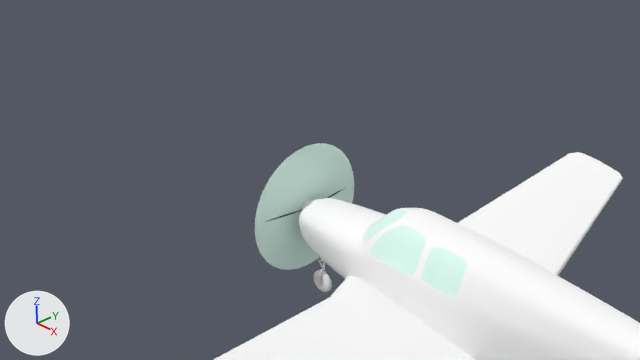
Before and after pictures for a commit that changed the Blender file Blender/beech35.blend.
Both versions are drawn from the file's camera 'Camera'. The axes (+X, +Y, +Z) are drawn at lower left. The lights are the same throughout.

Names of what the first picture shows: 'frontwindow', 'fuselage', 'propdisk', 'rearwindow', 'rightaileron', 'rightflap', 'windshield', 'wing'.
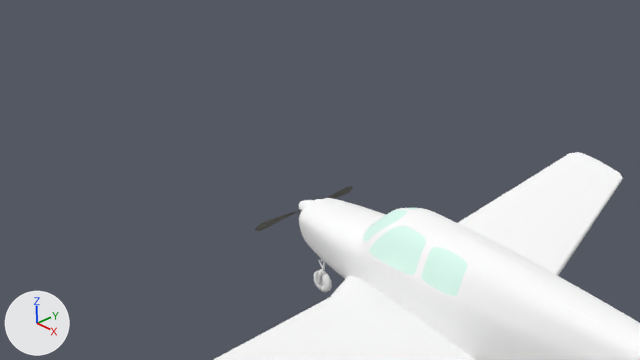
Changed parts and their boxes (x1, y1, x2, y2) in the pictures (640 x 360 px):
'propdisk', hidden
    before: (255, 143, 354, 270)

Diff of the bpy script that builds the scene:
```diff
--- a/Blender/beech35.blend.py
+++ b/Blender/beech35.blend.py
@@ ob_propdisk @@
 ob_propdisk.rotation_euler = (0.0, 1.571, 0.0)  # degrees (0, 90, 0)
+ob_propdisk.hide_set(True)  # wire or fog, not drawn
```
